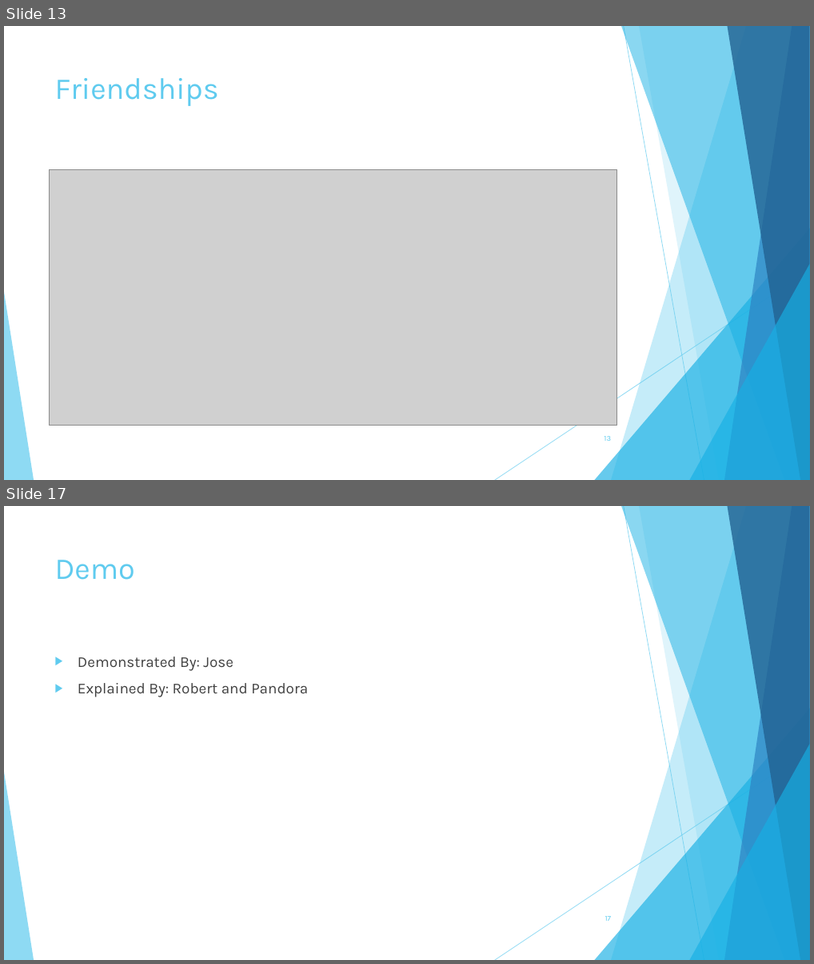
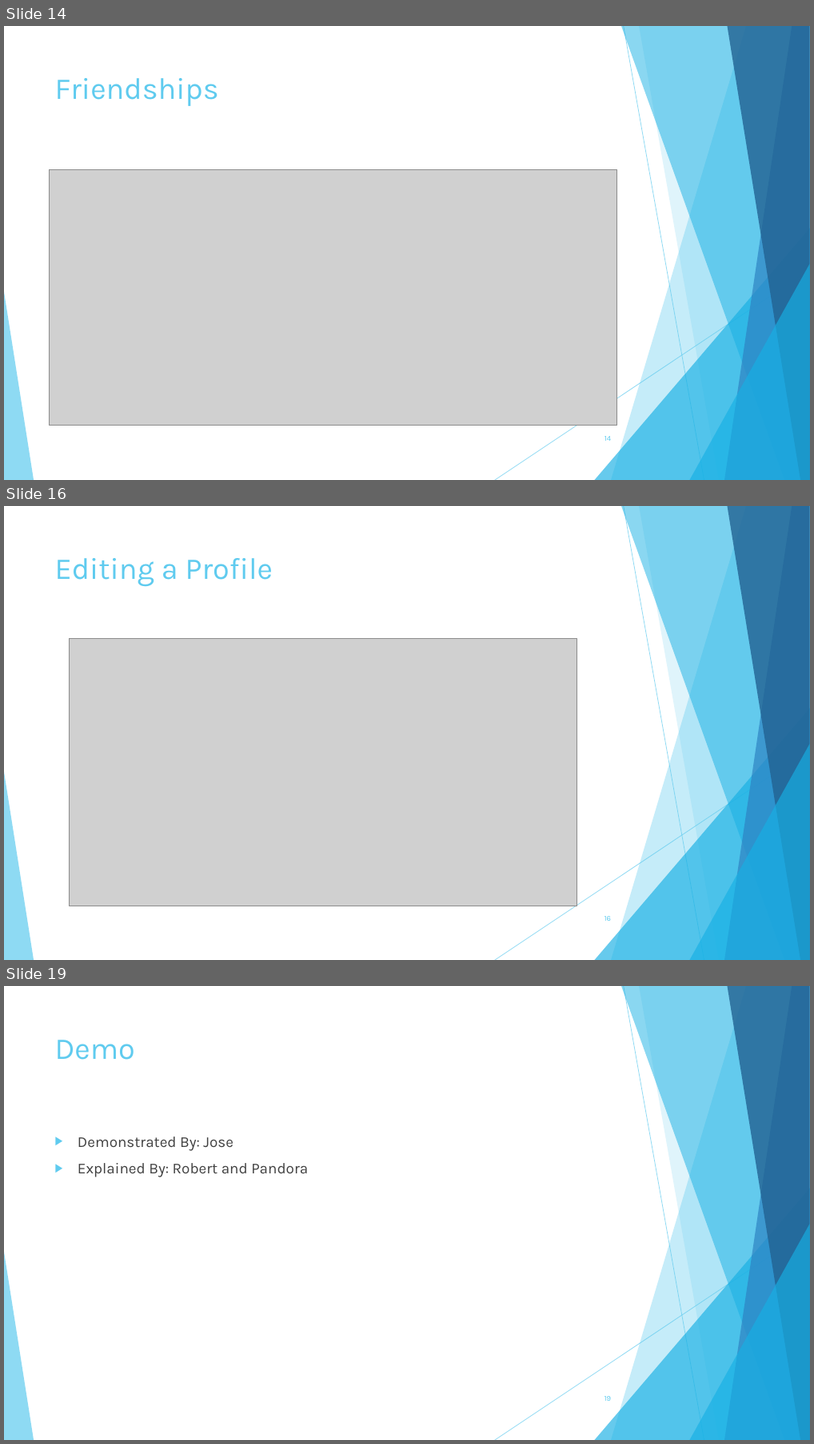
Before and after one commit to jpodier/cosc617-FinalProject-bathm-podie-quin, a slide deck: TowsonBook.pptx. Shown one above the other, each under a label of ours: slides 13 and 17 before the commit, slides 14, 16 and 19 after it; the slides between them are not shown. The pictures are 814x964 and 814x1444 pixels, drawn with LibreOffice and Linux fonts; fonts in the diff are those of the drawing; grey boxes stand for pictures. Boxes give left, top, right and bottom in pixels: in the first picture for what was removed or moved away, otherwise in the second. Text is boxed around its words. In the diff, an @@ line names an element or a change of style, - is before the commit and + after.

```diff
--- a/TowsonBook.pptx
+++ b/TowsonBook.pptx
@@ slide 16 added at (x1=4, y1=506, x2=810, y2=960), background #FFFFFF; not listed: 10 template elements that a slide beside it also shows @@
@@ title added at (x1=55, y1=558, x2=273, y2=587), 36 pt, text #5FCBEF @@
+Editing a Profile
@@ picture added at (x1=70, y1=639, x2=577, y2=906) @@
@@ page number added at (x1=605, y1=916, x2=612, y2=920), 9 pt, text #5FCBEF @@
+16
@@ what was slide 13 is now slide 14 @@
@@ page number at (x1=605, y1=436, x2=611, y2=440): text changed @@
-13
+14
@@ what was slide 17 is now slide 19 @@
```
Also in this commit, not shown: 11 slides changed, 1 other slide added.
